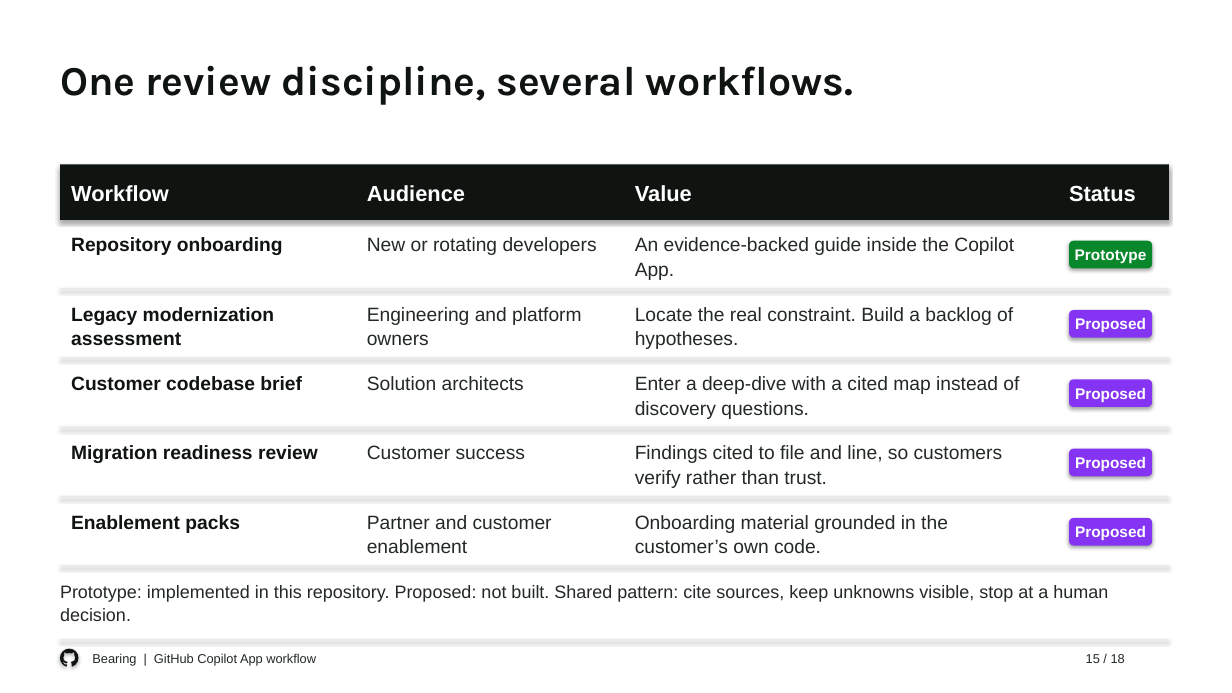
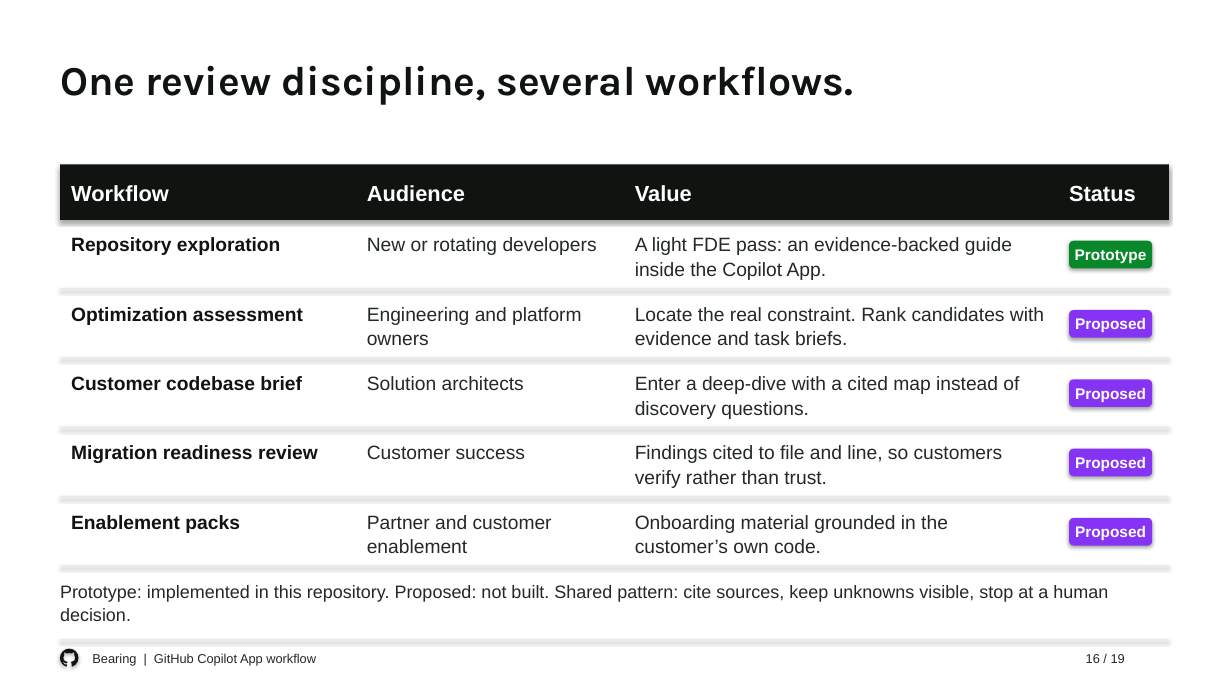
Before and after one commit to eltyagi/bearingV2, a slide deck: slide 16 of submission/bearing-enterprise-deck.pptx (slide 15 before the commit). Drawn at 1232x693 pixels with LibreOffice and Linux fonts; fonts in the diff are those of the drawing. Boxes give left, top, right and bottom in pixels: in the first picture for what was removed or moved away, otherwise in the second. Text is boxed around its words. In the diff, an @@ line names an element or a change of style, - is before the commit and + after.

```diff
--- a/submission/bearing-enterprise-deck.pptx
+++ b/submission/bearing-enterprise-deck.pptx
@@ text at <box>71,237,281,255</box>: text changed @@
-Repository onboarding
+Repository exploration
@@ text at <box>635,237,1012,280</box>: text changed @@
-An evidence-backed guide inside the Copilot App.
+A light FDE pass: an evidence-backed guide inside the Copilot App.
@@ text at <box>71,307,303,325</box>: text changed @@
-Legacy modernization assessment
+Optimization assessment
@@ text at <box>635,307,1044,345</box>: text changed @@
-Locate the real constraint. Build a backlog of hypotheses.
+Locate the real constraint. Rank candidates with evidence and task briefs.
@@ text at <box>1086,654,1125,663</box>: text changed @@
-15 / 18
+16 / 19
```
Also in this commit, not shown: 17 other slides changed, 1 slide added, 2 other files.
